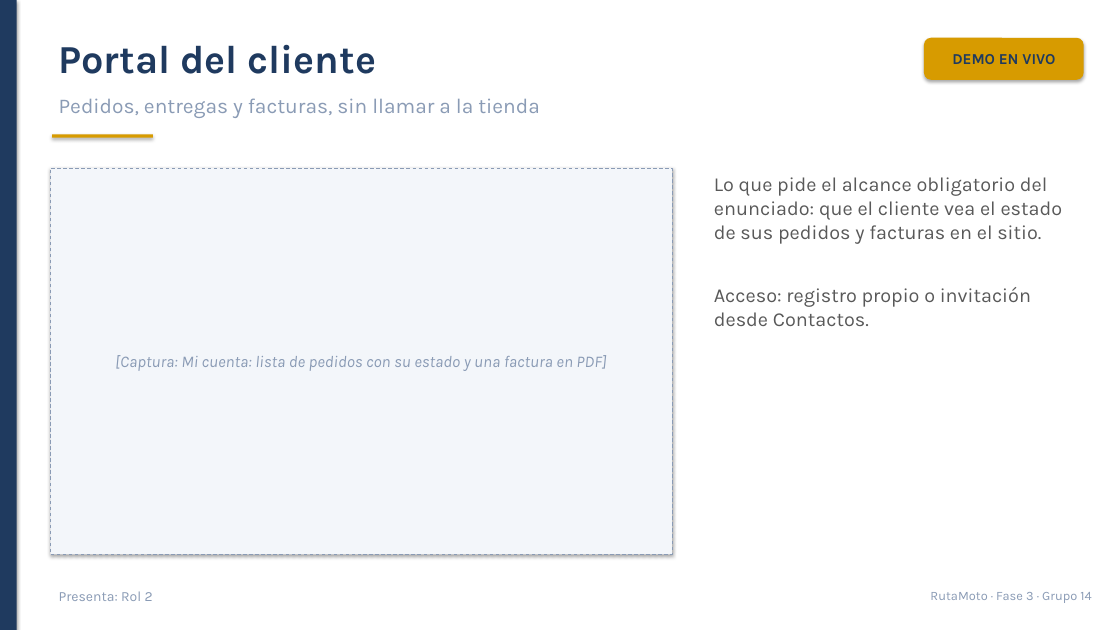
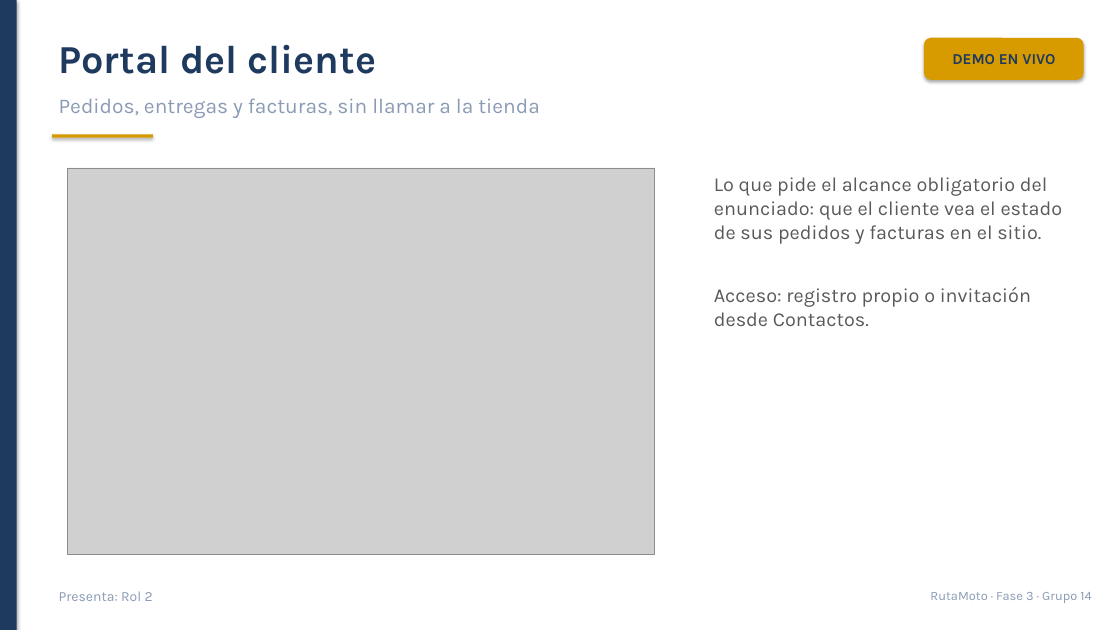
Before and after one commit to Santiago78op/SOG-G14-Proyecto, a slide deck: slide 7 of Entrega_Fase3_Grupo14/5_Presentacion/Presentacion_Fase3_Grupo14.pptx. Drawn at 1120x630 pixels with LibreOffice and Linux fonts; fonts in the diff are those of the drawing; grey boxes stand for pictures. Boxes give left, top, right and bottom in pixels: in the first picture for what was removed or moved away, otherwise in the second. Text is boxed around its words. In the diff, an @@ line names an element or a change of style, - is before the commit and + after.

```diff
--- a/Entrega_Fase3_Grupo14/5_Presentacion/Presentacion_Fase3_Grupo14.pptx
+++ b/Entrega_Fase3_Grupo14/5_Presentacion/Presentacion_Fase3_Grupo14.pptx
@@ rectangle removed at bbox=[50, 168, 672, 555] @@
-[Captura: Mi cuenta: lista de pedidos con su estado y una factura en PDF]
@@ picture added at bbox=[68, 168, 655, 555] @@
```
Also in this commit, not shown: 8 other slides changed, 26 other files.
